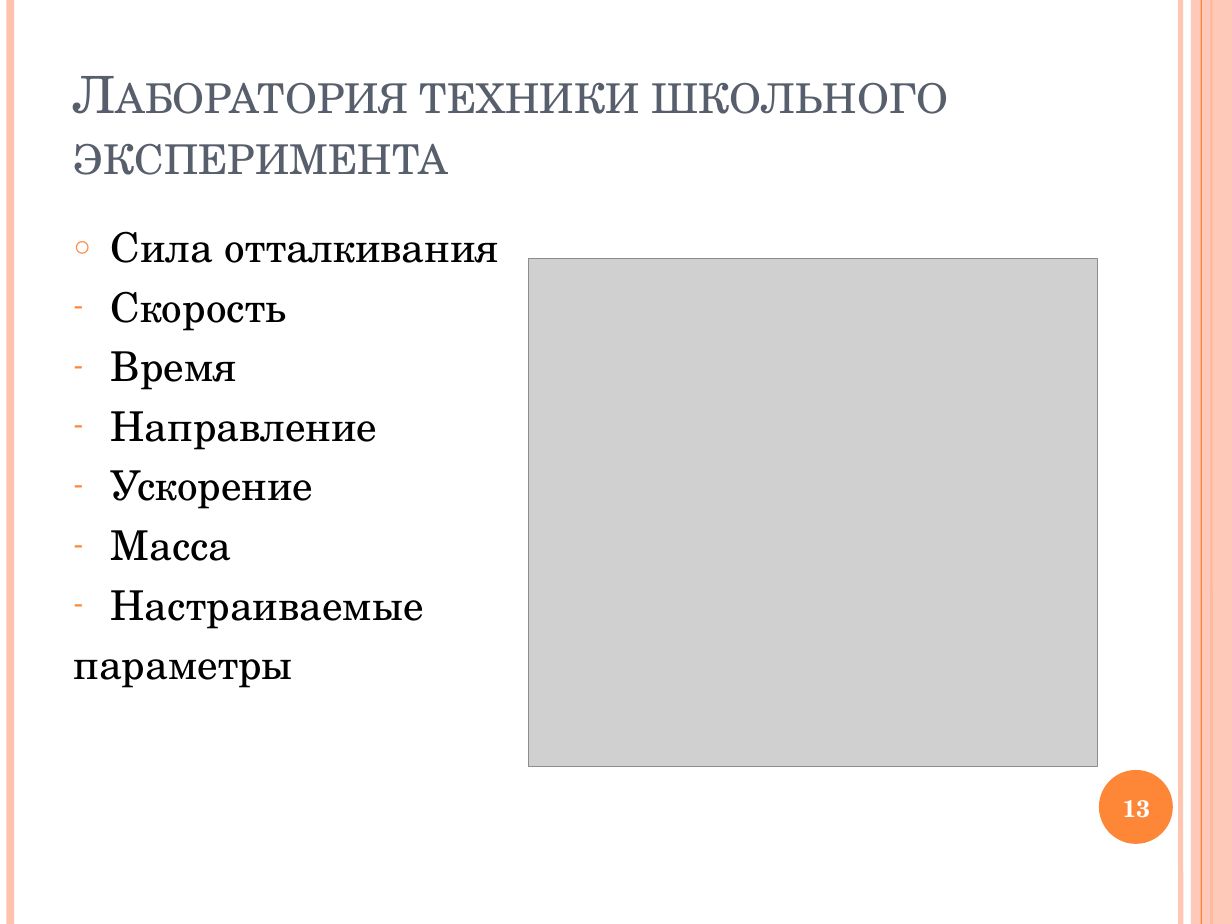
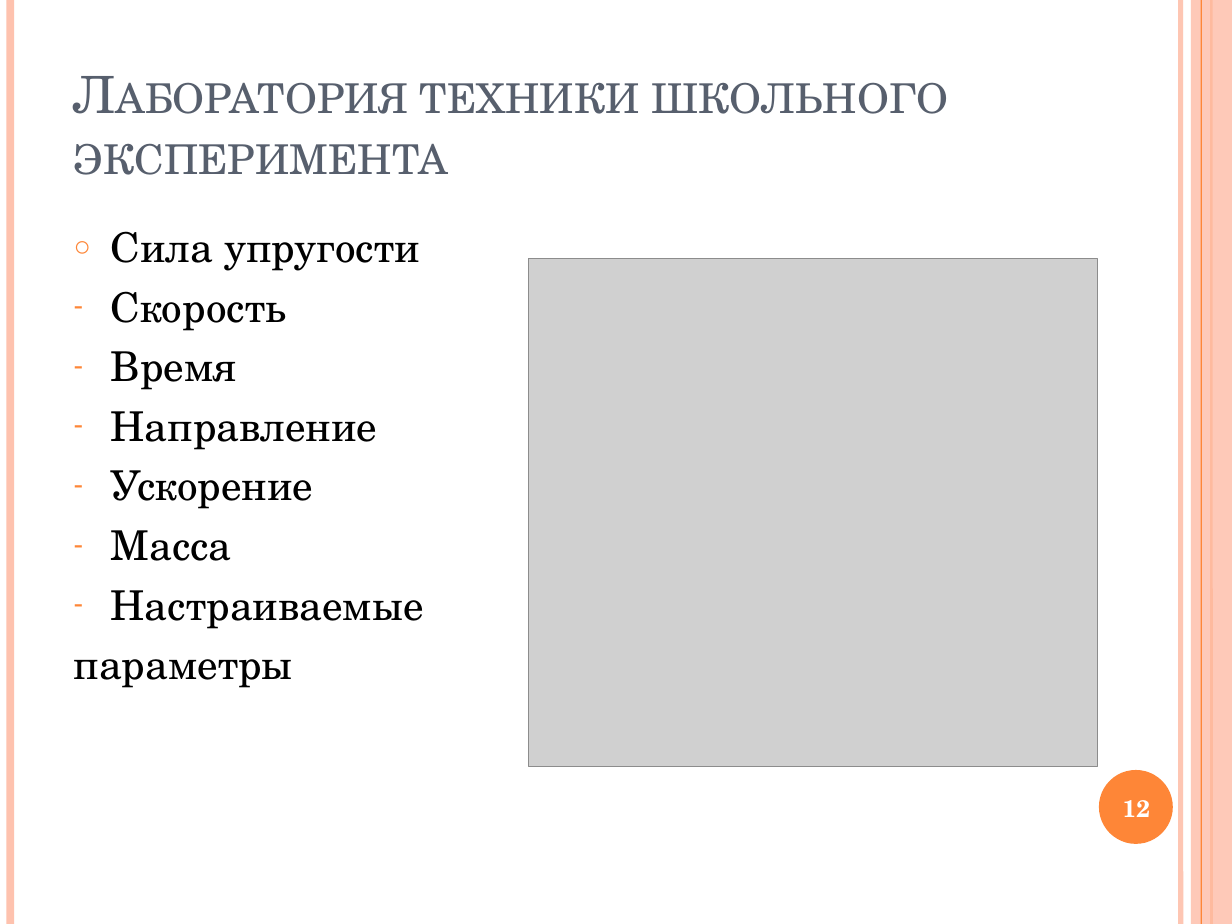
Before and after one commit to VSobolenko/VR-StudyRoom, a slide deck: slide 12 of Диплом - Приложение Unity VR/Презентация.pptx (slide 13 before the commit). Drawn at 1232x924 pixels with LibreOffice and Linux fonts; fonts in the diff are those of the drawing; grey boxes stand for pictures. Boxes give left, top, right and bottom in pixels: in the first picture for what was removed or moved away, otherwise in the second. Text is boxed around its words. In the diff, an @@ line names an element or a change of style, - is before the commit and + after.

```diff
--- a/Диплом - Приложение Unity VR/Презентация.pptx
+++ b/Диплом - Приложение Unity VR/Презентация.pptx
@@ text at <box>111,231,420,271</box>: text changed @@
-○ Сила отталкивания
+○ Сила упругости
@@ page number at <box>1123,800,1151,817</box>: text changed @@
-13
+12
```
Also in this commit, not shown: 4 other slides changed, 7 other files.
